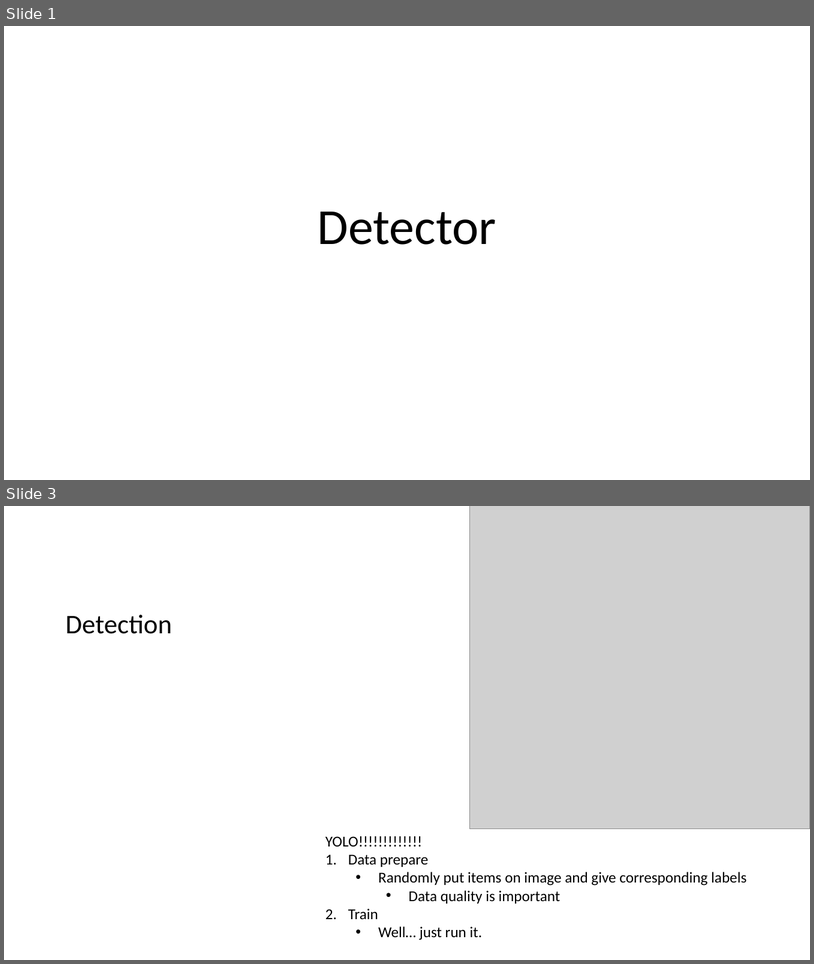
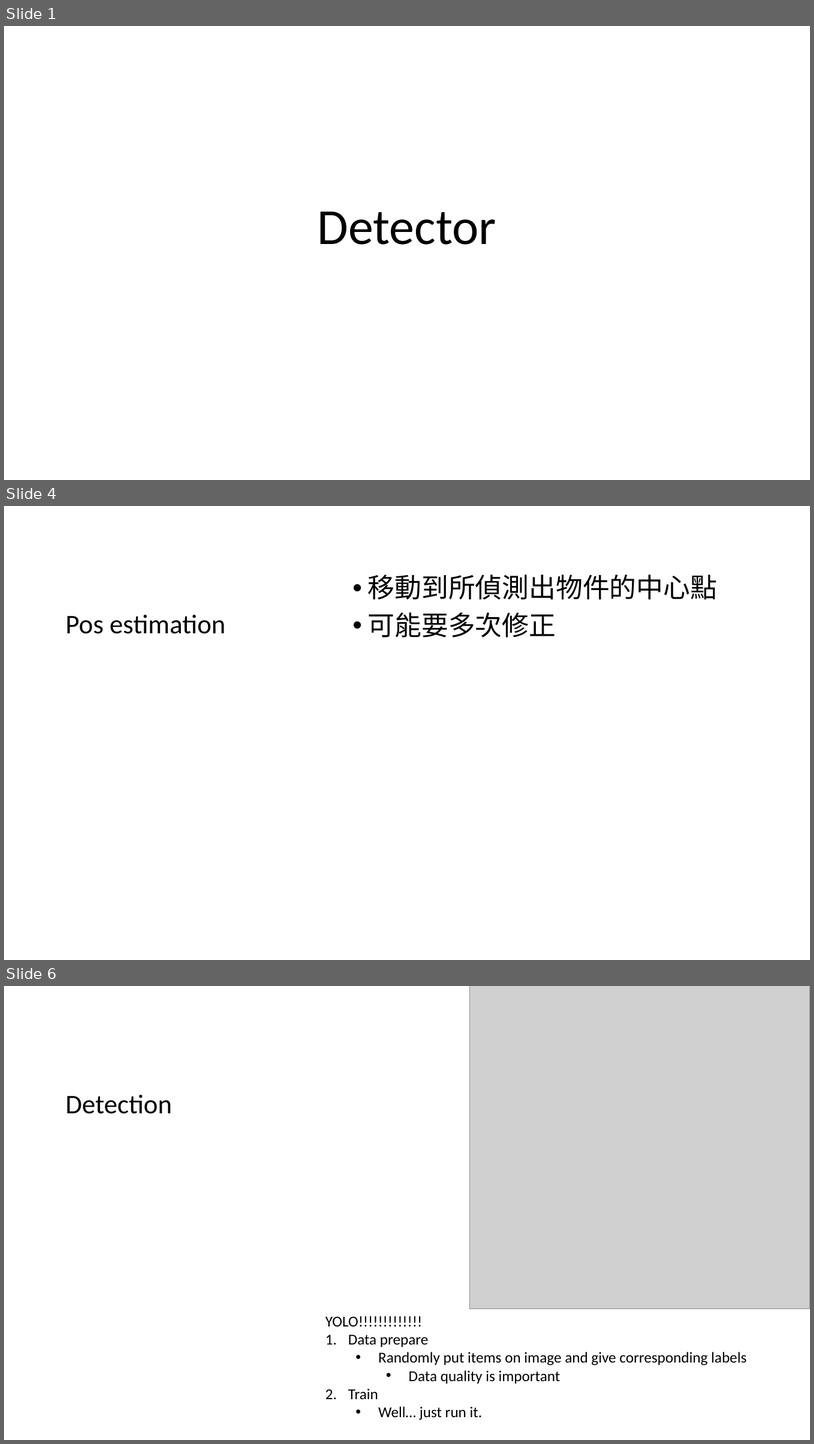
Before and after one commit to MeowOhMeow/CHIPI-CHIPI-CHAPA-CHAPA-DUBI-DUBI-DABA-DABA, a slide deck: ppts/Detector.pptx. Shown one above the other, each under a label of ours: slides 1 and 3 before the commit, slides 1, 4 and 6 after it; the slides between them are not shown. The pictures are 814x964 and 814x1444 pixels, drawn with LibreOffice and Linux fonts; fonts in the diff are those of the drawing; grey boxes stand for pictures. Boxes give left, top, right and bottom in pixels: in the first picture for what was removed or moved away, otherwise in the second. Text is boxed around its words. In the diff, an @@ line names an element or a change of style, - is before the commit and + after.

```diff
--- a/ppts/Detector.pptx
+++ b/ppts/Detector.pptx
@@ slide 4 added at box(4, 506, 810, 960), background #FFFFFF @@
@@ text added at box(368, 574, 718, 637), 32 pt, text #000000 @@
+• 移動到所偵測出物件的中心點
+• 可能要多次修正
@@ title added at box(66, 615, 225, 634), 32 pt, text #000000 @@
+Pos estimation
@@ what was slide 3 is now slide 6 @@
```
Also in this commit, not shown: 2 slides changed, 3 other slides added, 1 other file.
